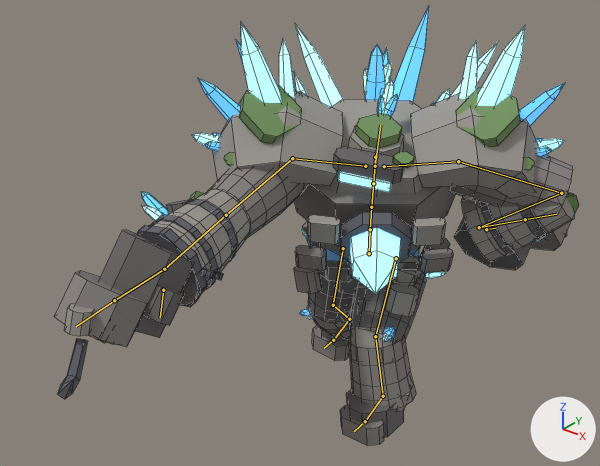
The Blender file art/champions/bastion/bastion.blend, before and after one commit.
Before and after are seen from a camera (50 mm lens) standing at (2.4, -3.71, 3.05) and looking at (0.08, -0.81, 1.26). Arrows for +X, +Y and +Z are at lower right; the lights stay in place. The older version comes first. Both versions are drawn at frame 11 of the action 'q'; the numbers are the values there. The bones that bend it are drawn over the model as lines. Mesh edges are drawn as thin lines.

Objects in the first picture: 'bastion.001'.
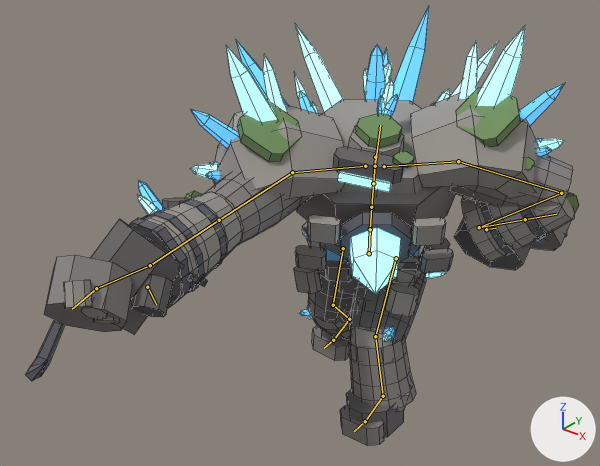
Patch to the scene script:
```diff
--- a/art/champions/bastion/bastion.blend.py
+++ b/art/champions/bastion/bastion.blend.py
@@ bone_clavicle_r @@
 bone_clavicle_r = bpy.data.objects['bastion'].pose.bones['clavicle_r']  # child of 'chest'
-bone_clavicle_r.rotation_quaternion = (1.0, 0.0, 0.0, 0.0)  # degrees (0, 0, 0)
+bone_clavicle_r.rotation_quaternion = (0.993, 0.122, 0.004, 0.0)  # degrees (14, 0, 0)
@@ bone_upperarm_r @@
 bone_upperarm_r = bpy.data.objects['bastion'].pose.bones['upperarm_r']  # child of 'clavicle_r'
-bone_upperarm_r.rotation_quaternion = (0.793, 0.52, 0.0, -0.319)  # degrees (61, 19, -32)
+bone_upperarm_r.rotation_quaternion = (0.829, 0.362, 0.0, -0.426)  # degrees (39, 18, -48)
@@ bone_hand_r @@
 bone_hand_r = bpy.data.objects['bastion'].pose.bones['hand_r']  # child of 'forearm_r'
-bone_hand_r.rotation_quaternion = (0.997, -0.042, 0.0, -0.06)  # degrees (-5, 0, -7)
+bone_hand_r.rotation_quaternion = (0.996, -0.029, 0.0, -0.08)  # degrees (-3, 0, -9)
@@ bone_fingers_r @@
 bone_fingers_r = bpy.data.objects['bastion'].pose.bones['fingers_r']  # child of 'hand_r'
-bone_fingers_r.rotation_quaternion = (1.0, 0.0, 0.0, 0.0)  # degrees (0, 0, 0)
+bone_fingers_r.rotation_quaternion = (0.954, 0.205, 0.218, -0.03)  # degrees (25, 25, 2)
@@ bone_thumb_r @@
 bone_thumb_r = bpy.data.objects['bastion'].pose.bones['thumb_r']  # child of 'hand_r'
-bone_thumb_r.rotation_quaternion = (1.0, 0.0, 0.0, 0.0)  # degrees (0, 0, 0)
+bone_thumb_r.rotation_quaternion = (0.966, 0.22, 0.097, -0.096)  # degrees (25, 13, -8)
```

Location of each change, (x1, y1, x2, y2) in pixels of the pictures (600 x 466 px):
'bastion.001', posed: before (54, 7, 579, 446); after (25, 7, 579, 446)
bone 'clavicle_r', root to tip: before (365, 166) to (292, 158); after (365, 166) to (292, 172)
bone 'upperarm_r', root to tip: before (292, 158) to (226, 215); after (292, 172) to (219, 220)
bone 'hand_r', root to tip: before (164, 269) to (114, 300); after (150, 265) to (96, 288)
bone 'fingers_r', root to tip: before (114, 300) to (76, 326); after (96, 288) to (72, 309)
bone 'thumb_r', root to tip: before (163, 290) to (160, 317); after (147, 287) to (156, 304)
